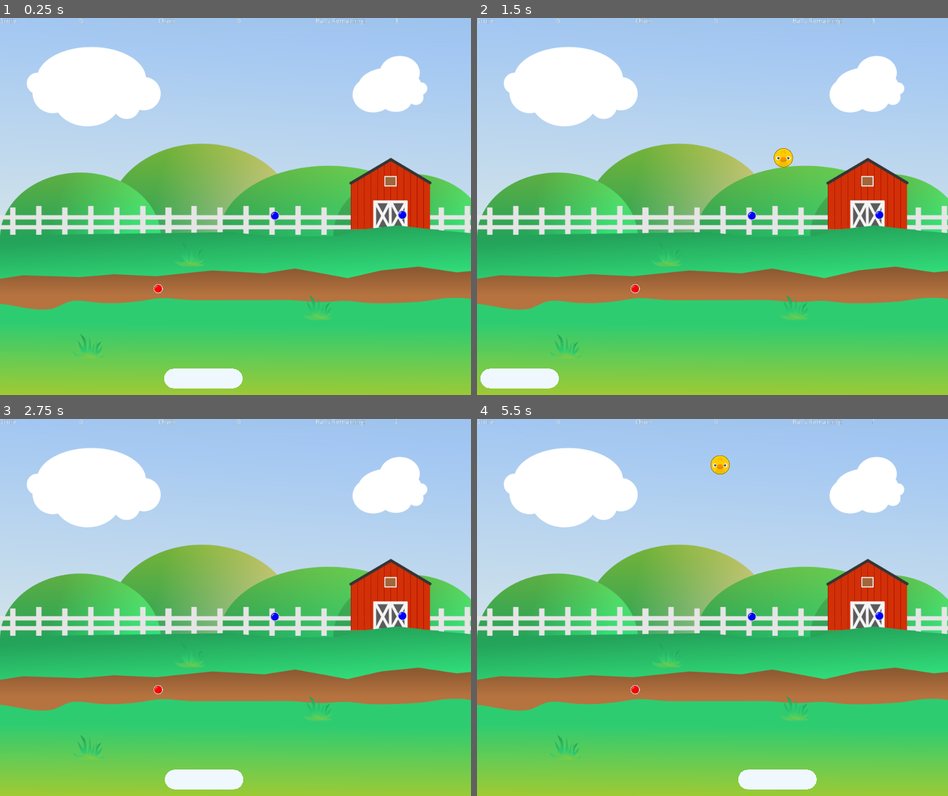
Above: before the commit, frames 1-4 (two rows, left to right).
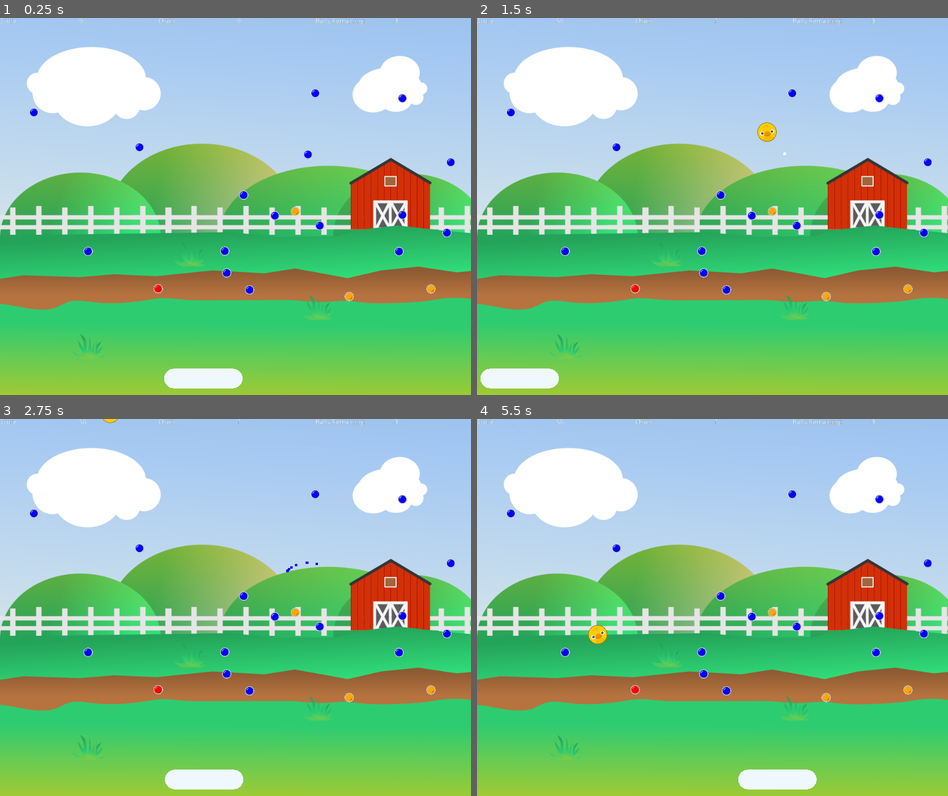
Above: after the commit, the same moments.

Repository: doctor-g/GGJ21
Game: Godot game, scene res://src/Level.tscn
Same seed, same stepped clock (60 frames per second), same inputs: the game is played once before the commit and once after it.
Inputs (mouse positions are in pixels of both pictures, inside the frame that each line leads up to):
- Up to frame 1 (0.25 s): no input
- Up to frame 2 (1.5 s): move the mouse to (816, 187) at 0.52 s; click (816, 187) at 0.67 s; move the mouse to (618, 225) at 1.27 s; click (618, 225) at 1.42 s
- Up to frame 3 (2.75 s): move the mouse to (282, 524) at 2.02 s; click (282, 524) at 2.17 s
- Up to frame 4 (5.5 s): move the mouse to (688, 682) at 2.77 s; click (688, 682) at 2.92 s; move the mouse to (853, 664) at 3.52 s; click (853, 664) at 3.67 s; move the mouse to (571, 550) at 4.27 s; click (571, 550) at 4.42 s; move the mouse to (736, 607) at 5.02 s; click (736, 607) at 5.17 s

The runs differ from the first frame. In frame 1, 0.6% of the frame differs, in the area x 6-97%, y 18-76%; in frame 2, 0.9%; in frame 3, 0.7%; in frame 4, 1.0%, in the area x 6-97%, y 0-76%.

Commit message:
Upgrade only a portion of the pegs

Diff:
--- a/project/src/Peg.gd
+++ b/project/src/Peg.gd
@@ -8,7 +8,7 @@
 
 export var points_for_hit := 10
 export var points_for_destroy := 50
-export var health := 1
+export var health := 1 setget _set_health
 export var _gradient:Gradient
 
 onready var _colored_part := $PegBackground
@@ -18,7 +18,16 @@
 
 
 func _ready():
+	_update_color()
+
+
+func _update_color():
 	_colored_part.modulate = _health_colors[health-1]
+
+
+func _set_health(value):
+	health = value
+	_update_color()
 
 
 func hit():
--- a/project/src/PegGenerator.gd
+++ b/project/src/PegGenerator.gd
@@ -2,15 +2,13 @@
 
 signal pegs_ready
 
-const _peg := preload("res://src/Peg.tscn")
+const _Peg := preload("res://src/Peg.tscn")
 
-export var _max_pegs := 3.0
-export var _min_distance_between_pegs := 40.0
-export(float,0,1,0.1) var _percent_of_upgraded_pegs := 0.3
+export var max_pegs := 20
+export var min_distance_between_pegs := 40.0
+export var upgraded_pegs := 5
 
 var _peg_positions := []
-var _upgraded_pegs:int = 0
-
 var _spawn_area_offset := Vector2.ZERO
 var _spawn_area_bounds := Vector2.ZERO
 
@@ -18,7 +16,6 @@
 func _ready():
 	randomize()
 # warning-ignore:narrowing_conversion
-	_upgraded_pegs = ceil(_max_pegs*_percent_of_upgraded_pegs)
 	var _spawn_area : Vector2 = $SpawnArea/CollisionShape2D.shape.extents*2
 	_spawn_area_offset = (get_viewport_rect().size-_spawn_area)/2
 	_spawn_area_bounds = _spawn_area
@@ -26,7 +23,7 @@
 
 
 func _generate_pegs():
-	for _i in _max_pegs:
+	for _i in range(0,max_pegs):
 		var found_position := false
 		var pos:Vector2
 		while not found_position:
@@ -38,12 +35,16 @@
 
 		_peg_positions.append(pos)
 
-		var peg := _peg.instance()
-		if _upgraded_pegs > 0:
-			_upgraded_pegs -= 1
-			peg.health = 3
+		var peg := _Peg.instance()
 		peg.position = pos
 		$Pegs.add_child(peg)
+
+	var remaining_to_upgrade = upgraded_pegs
+	while remaining_to_upgrade > 0:
+		var index := randi() % max_pegs
+		var peg := $Pegs.get_child(index)
+		peg.health += 1
+		remaining_to_upgrade -= 1
 
 	emit_signal("pegs_ready")
 
@@ -51,6 +52,6 @@
 func _is_within_min_distance_of_another_peg(p:Vector2)->bool:
 	for peg in _peg_positions:
 		var distance_between_pegs := p.distance_to(peg)
-		if distance_between_pegs < _min_distance_between_pegs:
+		if distance_between_pegs < min_distance_between_pegs:
 			return true
 	return false
